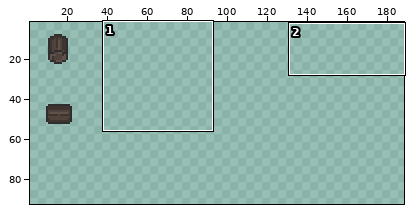
Pixel-art file -- Assets/Graphics/Items/CarriedObjects.aseprite. The first picture is a wide view before the edit; the outline marks the close-up.
Close-up. Old version:
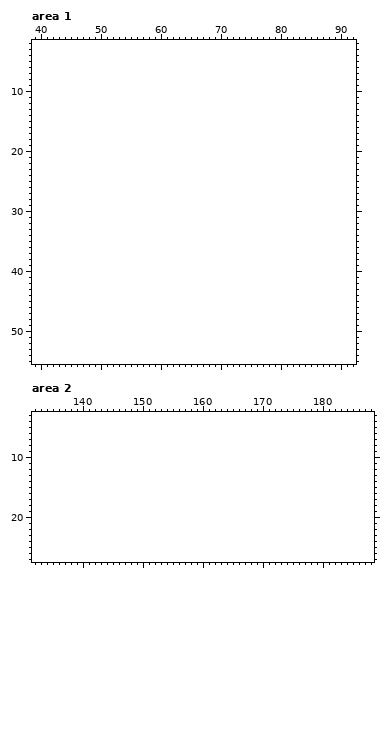
32x64 pixels, 1 frame. Colours within 5 levels of each other are drawn and written as one. Shown: area 1: x 39..92, y 2..55; area 2: x 132..188, y 3..27. The old version is drawn lined up with the new one, on the new canvas. The wide view leaves out empty margins. The commit also changed other parts of the picture, which this record leaves out.
Once edited:
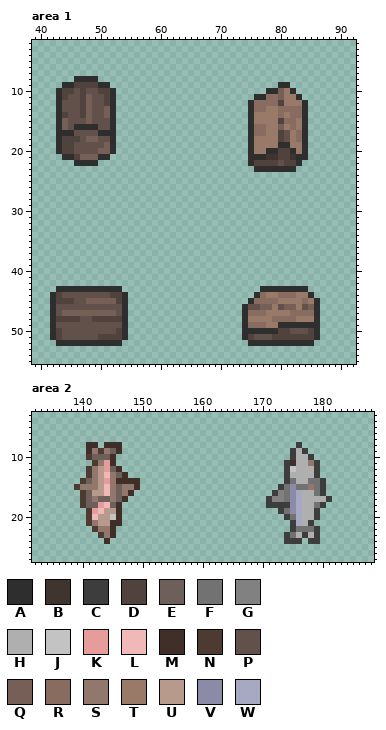
Palette (. is transparent): A #2e2e2e  B #3f352e  C #3d3d3d  D #50433d  E #6d5f5a  F #727272  G #818181  H #afafaf  J #c3c3c3  K #e59c9a  L #f0b8b6  M #402e28  N #4d3b31  P #62514a  Q #755f57  R #886c60  S #91776c  T #997a69  U #b89a8c  V #8c8ba7  W #a7a8c1
The exact change:
canvas 32x64 -> 224x96
Changed rows in their new state; - is an unchanged pixel.
Area 1:
first column x 43:
 8 ---AAAA-----------------------------------
 9 -AADDDDAA----------------------------AA---
10 ADDPDPPDDA-------------------------AAQTA--
11 ADPPDQPPDA-----------------------AARRQTTA-
12 APPPDQPPDA----------------------ARRRRDTTTA
13 APPPDQPPQA----------------------ARRTTRRRRA
14 ADPPDQPPQA----------------------ATTTTRTRRA
15 AQPPPQPPPA----------------------ATTTTDRRTA
16 AQPAAAAPPA----------------------ARRTTQTRTA
17 AAAPPPPAAA----------------------ARRTTDPTRA
18 ADDDPQQPPA----------------------ATTTTDPTRA
19 ADDPPPPPQA----------------------ATTTTAATTA
20 ADDPPPPQQA----------------------ATTAADDATA
21 -AADQQQAA-----------------------AAABBDDBAA
22 ---AAAA-------------------------ADDDDPDDA-
23 ---------------------------------AAAAAAA--
first column x 42:
43 -AAAAAAAAAAA-----------------------AAAAAAAA--
44 ADPPPPPPPPDDA---------------------ARTTRRRTTA-
45 ADDDPPQQQQQDA--------------------ARRRRTTTTRTA
46 APPPPPPPPPPPA-------------------APPQQTPQQTPQA
47 APQQQQQQQQQPA-------------------ARRRTTTTRRRRA
48 ADDDDPPDDDDDA-------------------ATTTTRRRRTTTA
49 APPPPPPPPPPPA-------------------ARRRTTAAAAAAA
50 ADPPPPPPPPPDA-------------------AAAAAADDPPPDA
51 ADPPPPPPDDDDA-------------------ADPPPDDDDDDDA
52 -AAAAAAAAAAA---------------------AAAAAAAAAAA-
Area 2:
first column x 139:
 8 --MM-MMM-----------------------------C-----
 9 --MSNSEM----------------------------CHC----
10 --NEEEM-----------------------------CHHC---
11 ---NSKM----------------------------CMHHSC--
12 --NSUKEM---------------------------CJHHHC--
13 --NSULSEM--------------------------CHHHHC--
14 -NESUKSMMMM------------------------CFHHFFC-
15 NSSSULSESSM-----------------------CFVFFSFC-
16 -NEUULSESM-----------------------CGFVWHHFC-
17 -NESEESEM-----------------------CGGFVWHHHHC
18 -NEEKLEM------------------------CCCCVWHHFC-
19 --NKLUUM--------------------------CFVWHHC--
20 --NLUUJM---------------------------CFWHHC--
21 --NSUUMM----------------------------CWHC---
22 ---NSSM-----------------------------CFFFC--
23 ----NSM----------------------------CFHCHC--
24 -----M-----------------------------CCC-CC--
